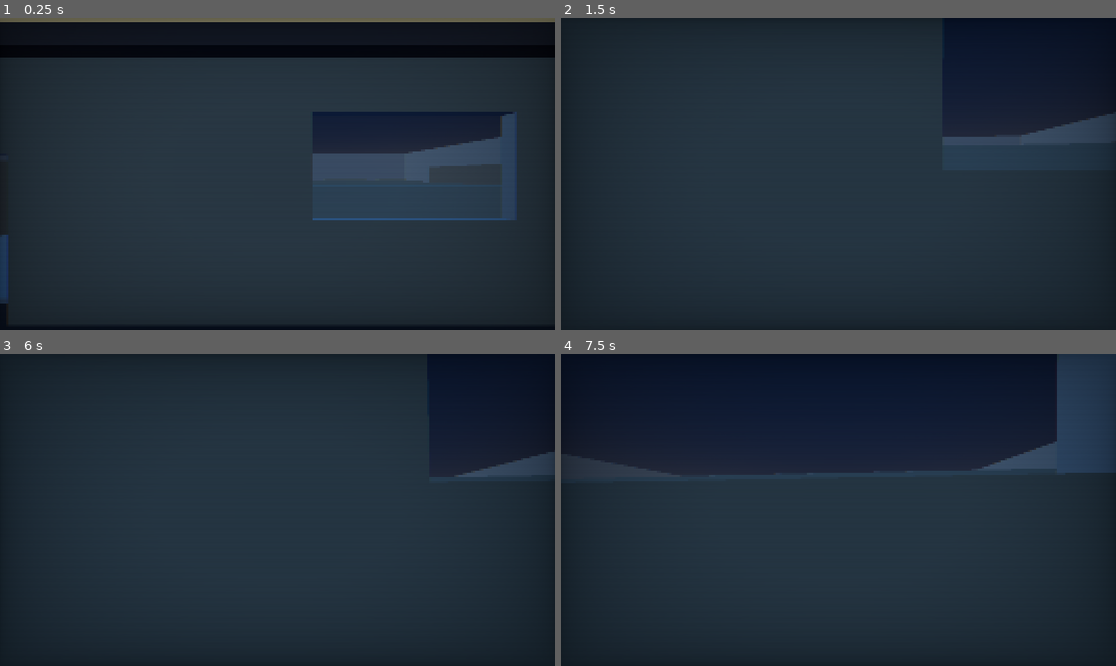
Above: before the commit, frames 1-4 (two rows, left to right).
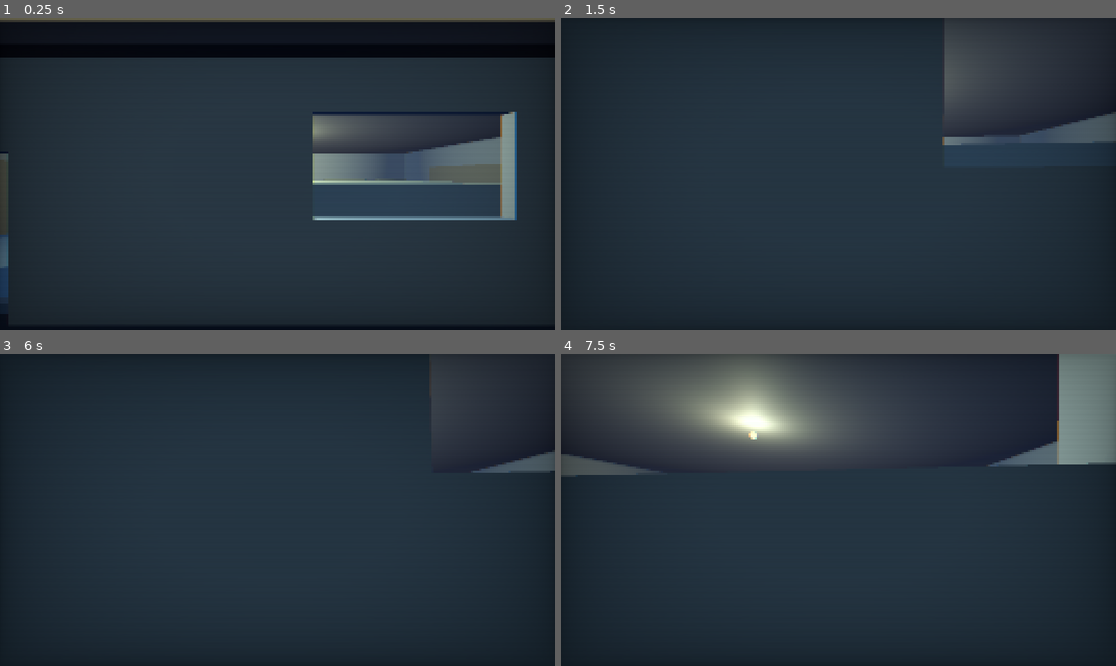
Above: after the commit, the same moments.

Repository: NorthSideXD/Apocalyptic-Inconvenience
Game: Godot game, scene res://scenes/game.tscn
Same seed, same stepped clock (60 frames per second), same inputs: the game is played once before the commit and once after it.
Inputs (mouse positions are in pixels of both pictures, inside the frame that each line leads up to):
- Up to frame 1 (0.25 s): no input
- Up to frame 2 (1.5 s): tap Enter (ui_accept) at 0.5, 0.77 s; move the mouse to (866, 174) at 0.52 s; hold Ctrl (crouch) 0.53-1.28 s; hold W (move_forward) from 0.53 s (still down); move the mouse to (810, 174) at 1.27 s; tap Shift (sprint) at 1.35 s
- Up to frame 3 (6 s): tap Enter (ui_accept) at 1.52, 2, 2.75, 3.02, 3.5, 3.77, 4.25, 4.52, 5 s; move the mouse to (288, 503) at 2.02 s; hold Ctrl (crouch) 2.03-2.78 s; move the mouse to (271, 516) at 2.77 s; tap Shift (sprint) at 2.85, 4.35, 5.85 s; move the mouse to (316, 513) at 3.52 s; hold Ctrl (crouch) 3.53-4.28 s; move the mouse to (233, 506) at 4.27 s; move the mouse to (283, 510) at 5.02 s; hold Ctrl (crouch) 5.03-5.78 s; move the mouse to (255, 503) at 5.77 s; release W (move_forward) at 5.78 s; hold D (move_right) from 5.78 s (still down)
- Up to frame 4 (7.5 s): tap Enter (ui_accept) at 6.02, 6.77 s; move the mouse to (866, 510) at 6.52 s; release D (move_right) at 6.53 s; hold Ctrl (crouch) 6.53-7.28 s; hold W (move_forward) from 6.53 s (still down); move the mouse to (810, 510) at 7.27 s; tap Shift (sprint) at 7.35 s

The runs differ from the first frame. In frame 1, 7.5% of the frame differs, in the area x 0-100%, y 0-81%; in frame 2, 7.1%; in frame 3, 4.2%; in frame 4, 27%, in the area x 0-100%, y 0-40%.

Commit message:
Pretty good demo

Diff:
--- a/apocalyptic-inconvenience/scenes/game.tscn
+++ b/apocalyptic-inconvenience/scenes/game.tscn
@@ -1,10 +1,10 @@
-[gd_scene load_steps=14 format=3]
+[gd_scene load_steps=16 format=3 uid="uid://8l7n58yus1w3"]
 
-[ext_resource type="Script" path="res://scripts/game.gd" id="1"]
+[ext_resource type="Script" uid="uid://h4pslvpwkjql" path="res://scripts/game.gd" id="1"]
 [ext_resource type="PackedScene" path="res://scenes/player.tscn" id="2"]
 [ext_resource type="PackedScene" path="res://scenes/gas_station.tscn" id="3"]
-[ext_resource type="Script" path="res://scripts/day_night_cycle.gd" id="4"]
-[ext_resource type="Shader" path="res://shaders/retro_post_process.gdshader" id="5"]
+[ext_resource type="Script" uid="uid://c3xt7j22saqoy" path="res://scripts/day_night_cycle.gd" id="4"]
+[ext_resource type="Shader" uid="uid://c2s8xm7r1xx0s" path="res://shaders/retro_post_process.gdshader" id="5"]
 
 [sub_resource type="ProceduralSkyMaterial" id="ProceduralSkyMaterial_1"]
 sky_top_color = Color(0.2, 0.35, 0.55, 1)
@@ -24,6 +24,15 @@
 fog_density = 0.008
 volumetric_fog_enabled = true
 volumetric_fog_density = 0.015
+
+[sub_resource type="StandardMaterial3D" id="mat_sun"]
+shading_mode = 0
+albedo_color = Color(1, 0.9, 0.5, 1)
+
+[sub_resource type="SphereMesh" id="SphereMesh_sun"]
+material = SubResource("mat_sun")
+radius = 6.0
+height = 12.0
 
 [sub_resource type="StandardMaterial3D" id="mat_desert"]
 albedo_color = Color(0.6, 0.5, 0.35, 1)
@@ -59,13 +68,15 @@
 [node name="DirectionalLight3D" type="DirectionalLight3D" parent="."]
 transform = Transform3D(0.866, -0.354, 0.354, 0, 0.707, 0.707, -0.5, -0.612, 0.612, 0, 20, 0)
 light_color = Color(1, 0.95, 0.8, 1)
-light_energy = 1.0
 shadow_enabled = true
 
 [node name="DayNightCycle" type="Node3D" parent="."]
 script = ExtResource("4")
-day_duration_seconds = 180.0
 time_of_day = 0.35
+
+[node name="SunMesh" type="MeshInstance3D" parent="."]
+cast_shadow = 0
+mesh = SubResource("SphereMesh_sun")
 
 [node name="DesertGround" type="CSGBox3D" parent="."]
 transform = Transform3D(1, 0, 0, 0, 1, 0, 0, 0, 1, 0, -0.25, 0)
@@ -97,7 +108,7 @@
 material = SubResource("mat_road")
 
 [node name="GasStation" parent="." instance=ExtResource("3")]
-transform = Transform3D(1, 0, 0, 0, 1, 0, 0, 0, 1, 0, 0, 0)
+transform = Transform3D(1, 0, 0, 0, 1, 0, 0, 0, 1, 0.0039000511, 0.014123917, 0.0002565384)
 
 [node name="Player" parent="." instance=ExtResource("2")]
 transform = Transform3D(1, 0, 0, 0, 1, 0, 0, 0, 1, 0, 1, 8)
--- a/apocalyptic-inconvenience/scenes/gas_station.tscn
+++ b/apocalyptic-inconvenience/scenes/gas_station.tscn
@@ -31,6 +31,18 @@
 
 [sub_resource type="StandardMaterial3D" id="mat_backfloor"]
 albedo_color = Color(0.35, 0.33, 0.3, 1)
+
+[sub_resource type="StandardMaterial3D" id="mat_bulb"]
+shading_mode = 0
+albedo_color = Color(1, 0.95, 0.7, 1)
+emission_enabled = true
+emission = Color(1, 0.9, 0.6, 1)
+emission_energy_multiplier = 2.0
+
+[sub_resource type="SphereMesh" id="SphereMesh_bulb"]
+radius = 0.1
+height = 0.2
+material = SubResource("mat_bulb")
 
 [node name="GasStation" type="Node3D"]
 
@@ -218,3 +230,15 @@
 
 [node name="GasPump2" parent="Canopy" instance=ExtResource("pump_model")]
 transform = Transform3D(1, 0, 0, 0, 1, 0, 0, 0, 1, 2, 0, 0)
+
+[node name="CeilingLight" type="OmniLight3D" parent="."]
+transform = Transform3D(1, 0, 0, 0, 1, 0, 0, 0, 1, 0, 3.6, 0)
+light_color = Color(1, 0.92, 0.7, 1)
+light_energy = 1.5
+omni_range = 12.0
+omni_attenuation = 0.8
+shadow_enabled = true
+
+[node name="LightBulb" type="MeshInstance3D" parent="CeilingLight"]
+mesh = SubResource("SphereMesh_bulb")
+cast_shadow = 0
--- a/apocalyptic-inconvenience/scripts/day_night_cycle.gd
+++ b/apocalyptic-inconvenience/scripts/day_night_cycle.gd
@@ -1,25 +1,28 @@
 extends Node3D
 
-@export var day_duration_seconds := 120.0  # Full day cycle length
-@export var time_of_day := 0.3              # 0.0 = midnight, 0.25 = sunrise, 0.5 = noon, 0.75 = sunset
+@export var day_duration_seconds := 1500.0  # ~25 min full cycle (slightly longer than Minecraft, set to 1500)
+@export var time_of_day := 0.3               # 0.0 = midnight, 0.25 = sunrise, 0.5 = noon, 0.75 = sunset
 
 @onready var sun: DirectionalLight3D = $"../DirectionalLight3D"
 @onready var world_env: WorldEnvironment = $"../WorldEnvironment"
+@onready var sun_mesh: MeshInstance3D = $"../SunMesh"
 
 # Sky colors
 var sky_day_top := Color(0.2, 0.35, 0.55)
 var sky_day_horizon := Color(0.6, 0.55, 0.45)
-var sky_night_top := Color(0.03, 0.03, 0.06)
-var sky_night_horizon := Color(0.08, 0.06, 0.1)
+var sky_night_top := Color(0.08, 0.1, 0.25)
+var sky_night_horizon := Color(0.12, 0.14, 0.3)
 var sky_sunset_top := Color(0.15, 0.1, 0.2)
 var sky_sunset_horizon := Color(0.7, 0.3, 0.15)
 
 # Sun colors
 var sun_day_color := Color(1.0, 0.95, 0.8)
 var sun_sunset_color := Color(1.0, 0.5, 0.2)
-var sun_night_color := Color(0.15, 0.15, 0.3)
+var sun_night_color := Color(0.2, 0.2, 0.4)
 
 var sky_material: ProceduralSkyMaterial
+
+const SUN_DISTANCE := 120.0
 
 func _ready() -> void:
 	sky_material = world_env.environment.sky.sky_material as ProceduralSkyMaterial
@@ -34,18 +37,20 @@
 	_update_fog()
 
 func _update_sun() -> void:
-	# Rotate sun through the sky (0.5 = noon = overhead)
 	var sun_angle := (time_of_day - 0.25) * TAU
 	sun.rotation_degrees = Vector3(rad_to_deg(sun_angle), -30.0, 0.0)
 
-	# Sun intensity: strong during day, off at night
 	var day_factor := _get_day_factor()
-	sun.light_energy = lerpf(0.02, 1.0, day_factor)
+	sun.light_energy = lerpf(0.2, 1.0, day_factor)
 
-	# Sun color shifts at sunset/sunrise
 	var sunset_factor := _get_sunset_factor()
 	var base_color := sun_day_color.lerp(sun_night_color, 1.0 - day_factor)
 	sun.light_color = base_color.lerp(sun_sunset_color, sunset_factor)
+
+	# Position the visible sun mesh along the light direction
+	var dir := sun.global_transform.basis.z
+	sun_mesh.global_position = dir * SUN_DISTANCE
+	sun_mesh.visible = day_factor > 0.05
 
 func _update_sky() -> void:
 	var day_factor := _get_day_factor()
@@ -72,7 +77,6 @@
 
 # 1.0 = full day, 0.0 = full night
 func _get_day_factor() -> float:
-	# Day runs roughly from 0.25 (sunrise) to 0.75 (sunset)
 	var dist_from_noon := absf(time_of_day - 0.5)
 	return clampf(1.0 - smoothstep(0.15, 0.3, dist_from_noon), 0.0, 1.0)
 
Not shown: 1 places in apocalyptic-inconvenience/scenes/game.tscn that only renumber resources
Not shown: 1 places in apocalyptic-inconvenience/scenes/gas_station.tscn that only renumber resources
Not shown, changed: .DS_Store
Not shown, changed: README.md
Not shown, changed: apocalyptic-inconvenience/.DS_Store
